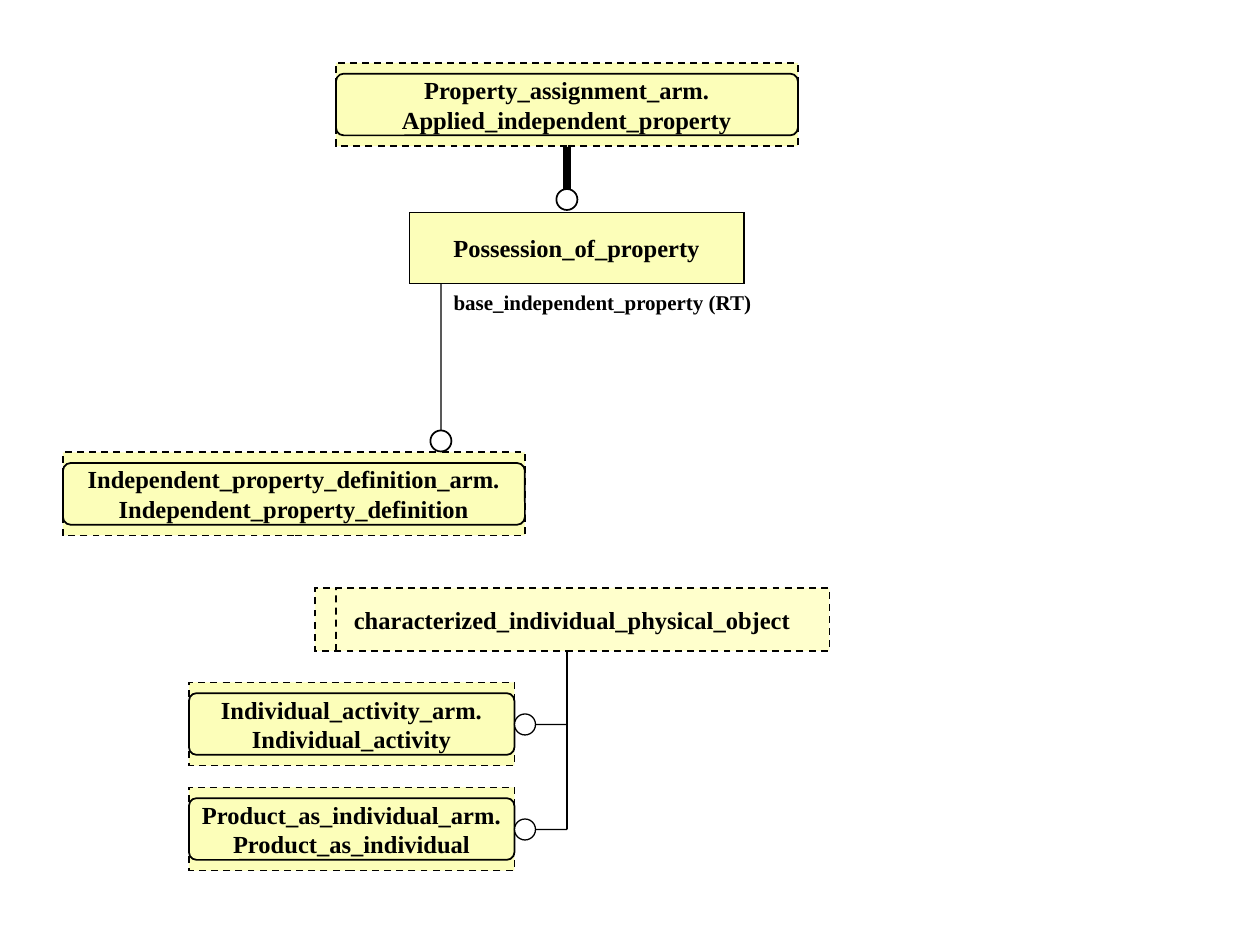
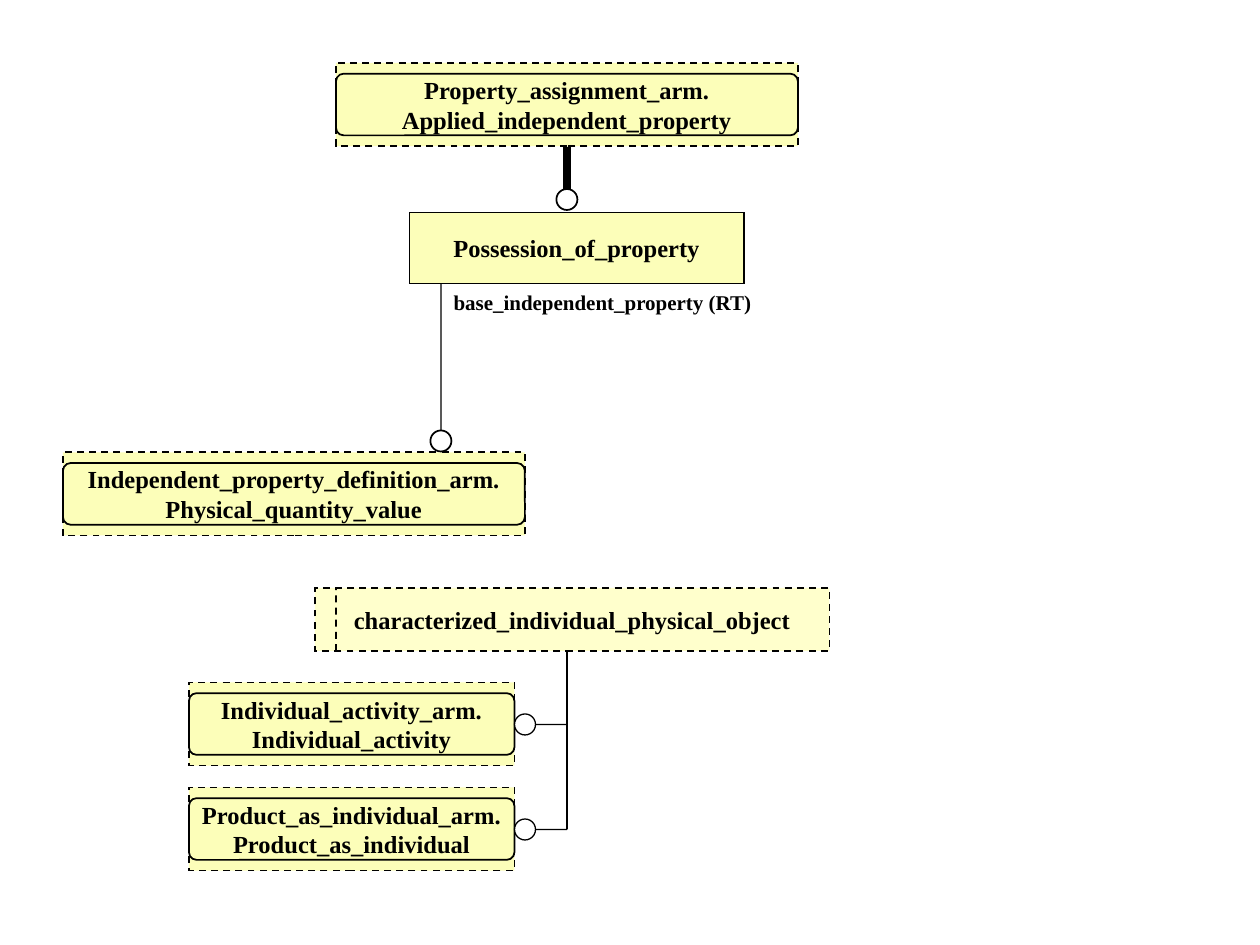
Before and after one commit to starseeker/stepmod_mirror, a slide deck: slide 2 of data/modules/possession_of_property/possession_of_property.ppt. Drawn at 1260x945 pixels with LibreOffice and Linux fonts; fonts in the diff are those of the drawing. Boxes give left, top, right and bottom in pixels: in the first picture for what was removed or moved away, otherwise in the second. Text is boxed around its words. In the diff, an @@ line names an element or a change of style, - is before the commit and + after.

```diff
--- a/data/modules/possession_of_property/possession_of_property.ppt
+++ b/data/modules/possession_of_property/possession_of_property.ppt
@@ text in rectangle at [165,501,421,524]: text changed @@
-Independent_property_definition
+Physical_quantity_value
```
Also in this commit, not shown: 1 other slide changed, 20 other files.
